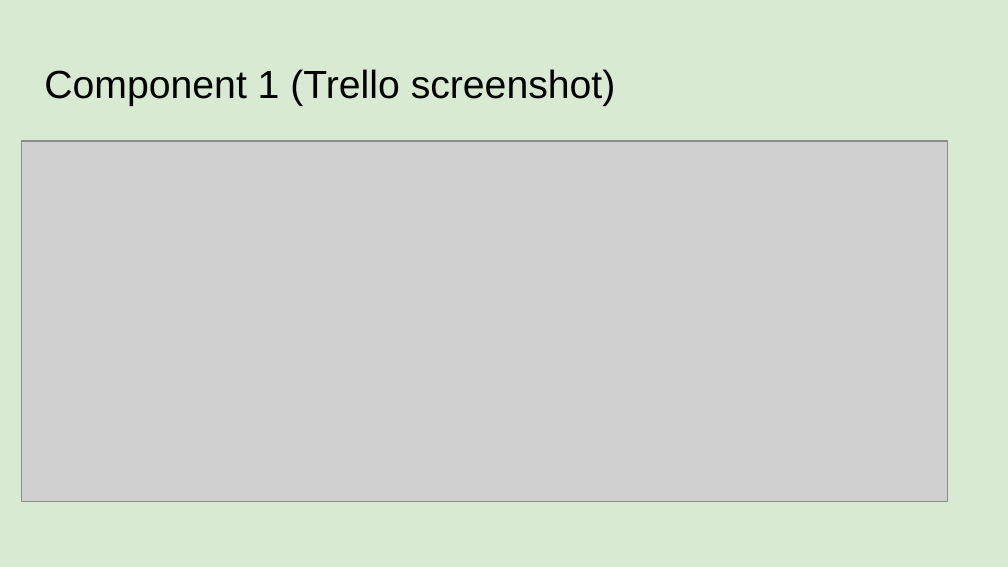
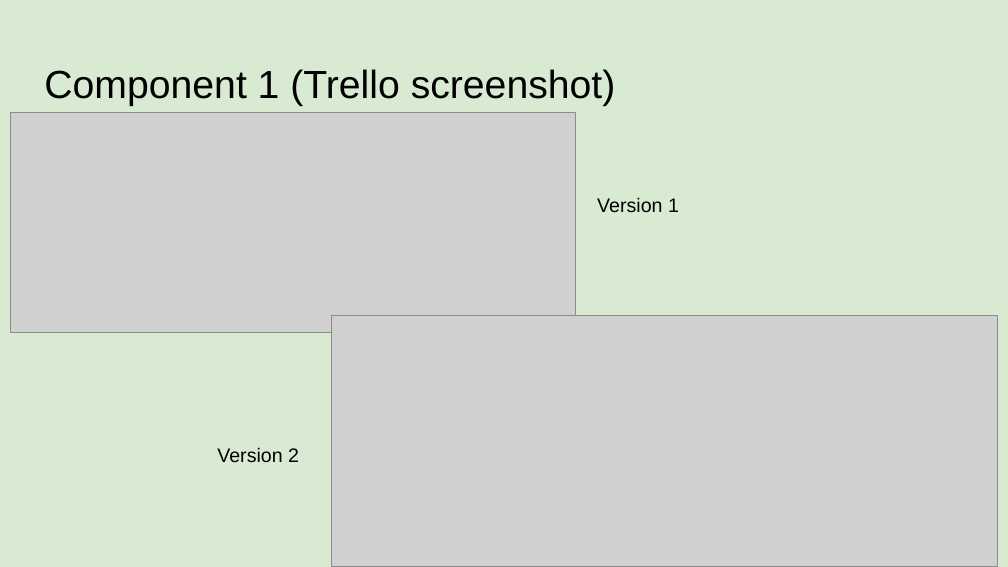
Before and after one commit to James-Wilde/Pizza_Bot, a slide deck: slide 4 of 022_91893+_+91897+Documentation.pptx. Drawn at 1008x567 pixels with LibreOffice and Linux fonts; fonts in the diff are those of the drawing; grey boxes stand for pictures. Boxes give left, top, right and bottom in pixels: in the first picture for what was removed or moved away, otherwise in the second. Text is boxed around its words. In the diff, an @@ line names an element or a change of style, - is before the commit and + after.

```diff
--- a/022_91893+_+91897+Documentation.pptx
+++ b/022_91893+_+91897+Documentation.pptx
@@ picture: place and size @@
-picture at bbox=[22, 141, 948, 502]
+picture at bbox=[10, 112, 576, 333]
@@ text added at bbox=[597, 197, 679, 213], 14 pt, text #000000 @@
+Version 1
@@ picture added at bbox=[332, 316, 998, 567] @@
@@ text added at bbox=[217, 447, 299, 463], 14 pt, text #000000 @@
+Version 2
```
Also in this commit, not shown: 1 other slide changed, 1 other file.
